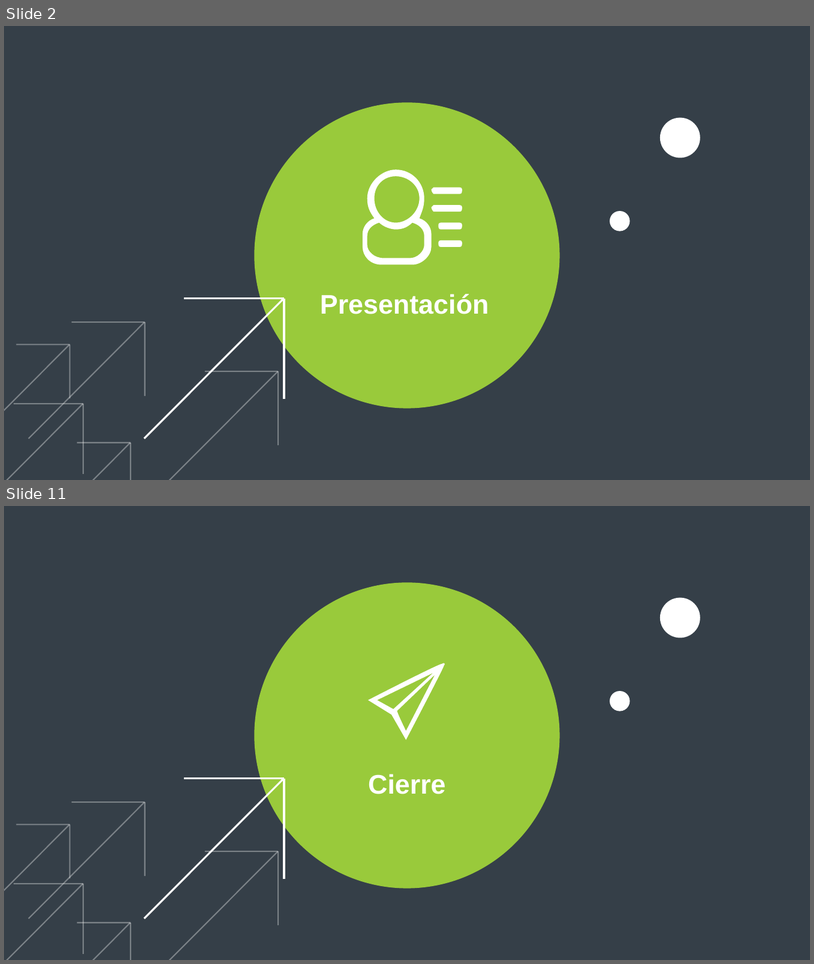
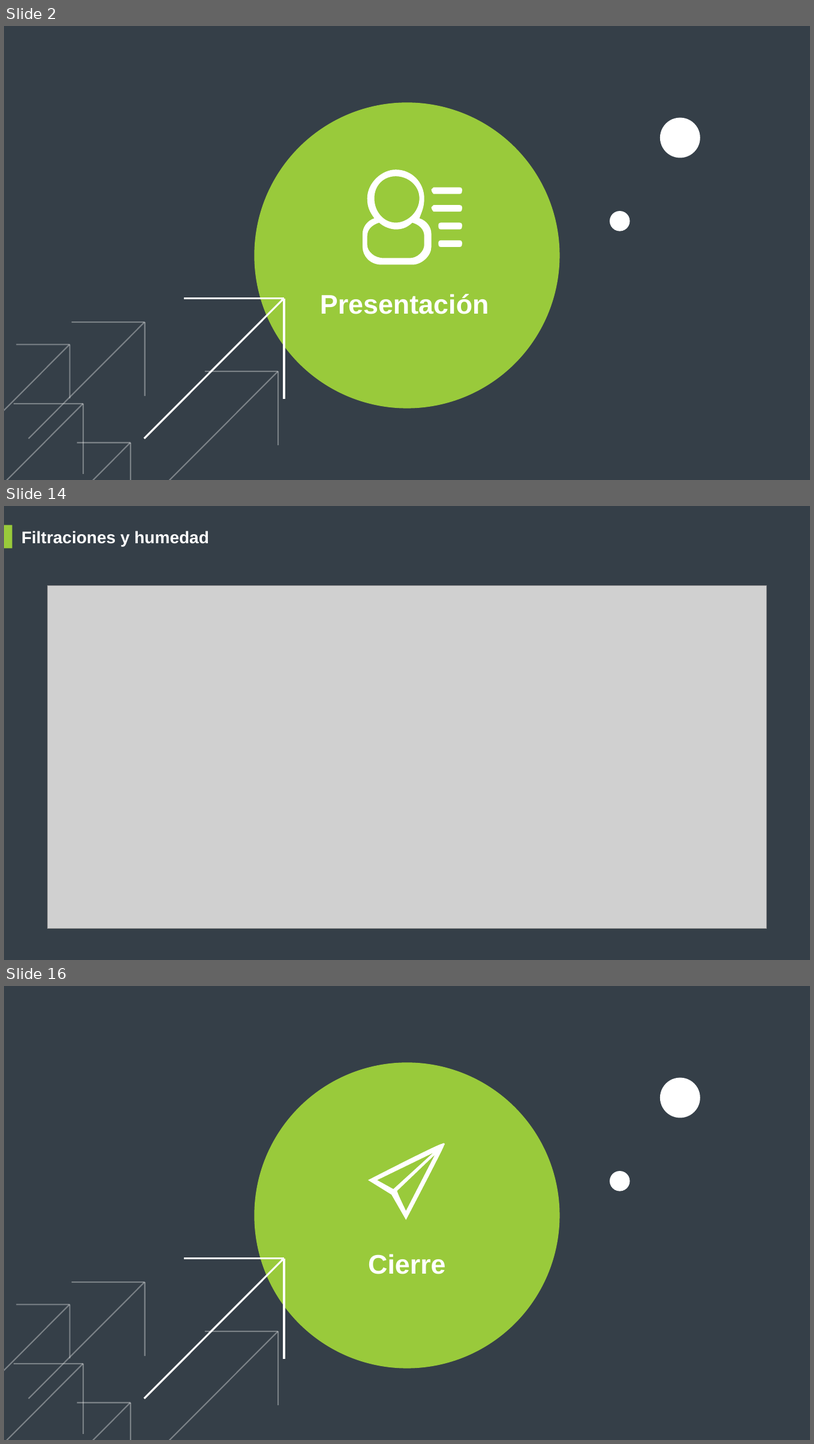
Before and after one commit to fasiluva/TP12024-Grupo13, a slide deck: Valentin Sosa/assert/video1.pptx. Shown one above the other, each under a label of ours: slides 2 and 11 before the commit, slides 2, 14 and 16 after it; the slides between them are not shown. The pictures are 814x964 and 814x1444 pixels, drawn with LibreOffice and Linux fonts; fonts in the diff are those of the drawing; grey boxes stand for pictures. Boxes give left, top, right and bottom in pixels: in the first picture for what was removed or moved away, otherwise in the second. Text is boxed around its words. In the diff, an @@ line names an element or a change of style, - is before the commit and + after.

```diff
--- a/Valentin Sosa/assert/video1.pptx
+++ b/Valentin Sosa/assert/video1.pptx
@@ slide 14 added at (4,506,810,960), background #353F48 @@
@@ rectangle added at (4,525,12,549), fill #99CA3B @@
@@ text added at (21,531,209,546), 20 pt, text #FFFFFF, bold @@
+Filtraciones y humedad
@@ picture added at (48,586,767,929) @@
@@ what was slide 11 is now slide 16 @@
```
Also in this commit, not shown: 2 slides changed, 12 other slides added, 8 slides removed, 2 other files.
